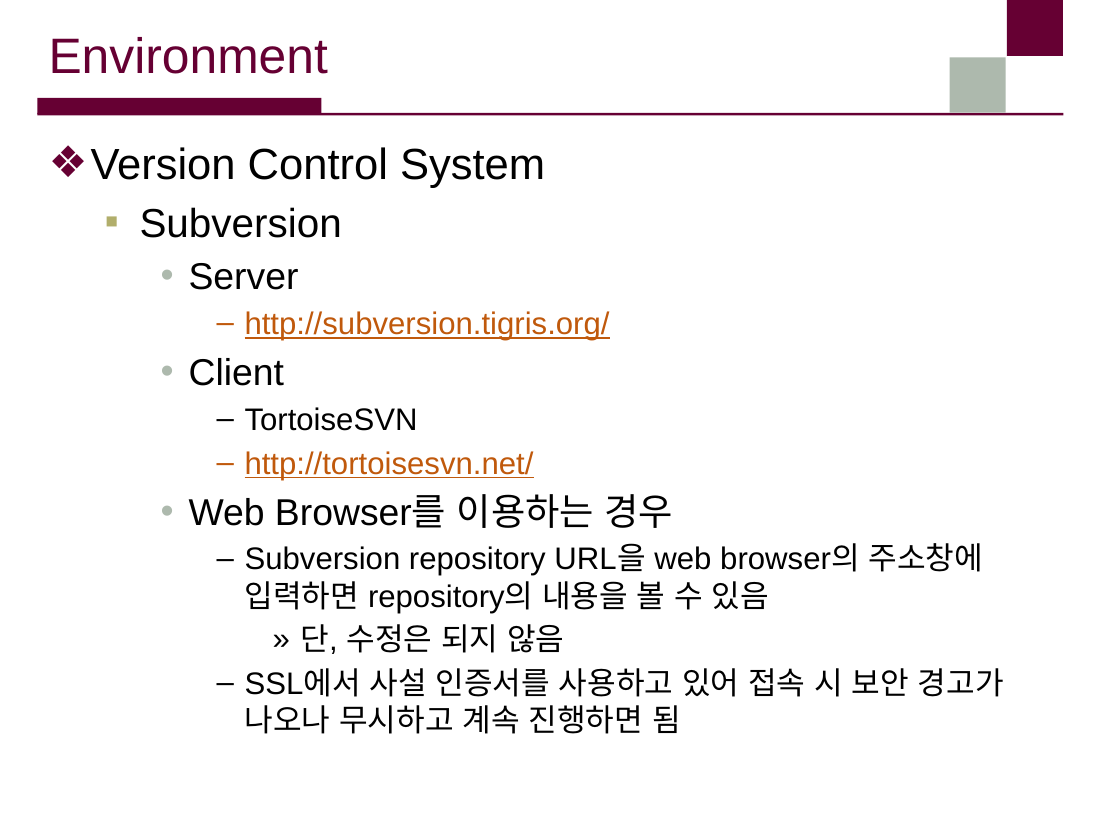
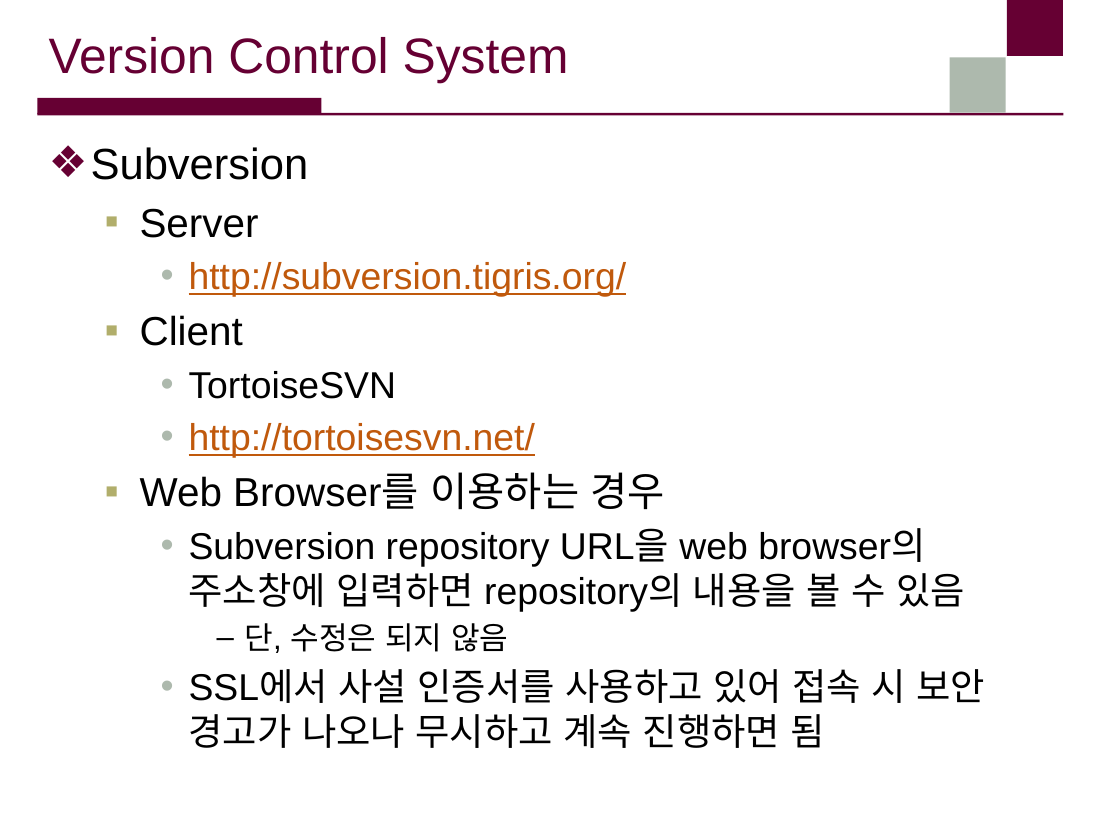
Before and after one commit to sangwook236/SWL, a slide deck: slide 3 of cpp/doc/project_setting__developement_environment.pptx. Drawn at 1120x840 pixels with LibreOffice and Linux fonts; fonts in the diff are those of the drawing; background and template pictures are left out. Boxes give left, top, right and bottom in pixels: in the first picture for what was removed or moved away, otherwise in the second. Text is boxed around its words. In the diff, an @@ line names an element or a change of style, - is before the commit and + after.

Commit message:
Docs: Modify the manual about project settings
- project_setting__developement_environment.pptx were minor-changed

```diff
--- a/cpp/doc/project_setting__developement_environment.pptx
+++ b/cpp/doc/project_setting__developement_environment.pptx
@@ title at (49, 37, 569, 83): text changed @@
-Environment
+Version Control System
@@ text "Subversion" at (91, 147, 985, 748): size 26 to 28 pt in "Subversion"; size 24 to 26 pt in "Server", "Client", "Web Browser를 이용하는 경우"; size 20 to 24 pt in "http://subversion.tigris.org/", "TortoiseSVN", "http://tortoisesvn.net/", "Subversion repository URL을 web browser의 주소창에 입력하면 ..." and 1 more places; bullet ▪ to ❖; list level 2 to 1 in "Subversion"; bullet colour #B1AE6B to #660033; bullet • to ▪; list level 3 to 2 in "Server"; bullet colour #ADB9AD to #B1AE6B; bullet – to •; list level 4 to 3 in "http://subversion.tigris.org/"; list level 3 to 2 in "Client"; list level 4 to 3 in "TortoiseSVN"; list level 4 to 3 in "http://tortoisesvn.net/"; list level 3 to 2 in "Web Browser를 이용하는 경우"; list level 4 to 3 in "Subversion repository URL을 web browser의 ..."; bullet » to –; list level 5 to 4 in "단, 수정은 되지 않음"; list level 4 to 3 in "SSL에서 사설 인증서를 사용하고 있어 ..." @@
@@ text at (91, 147, 545, 188): paragraph removed @@
-❖ Version Control System
```
Also in this commit, not shown: 2 other slides changed.
